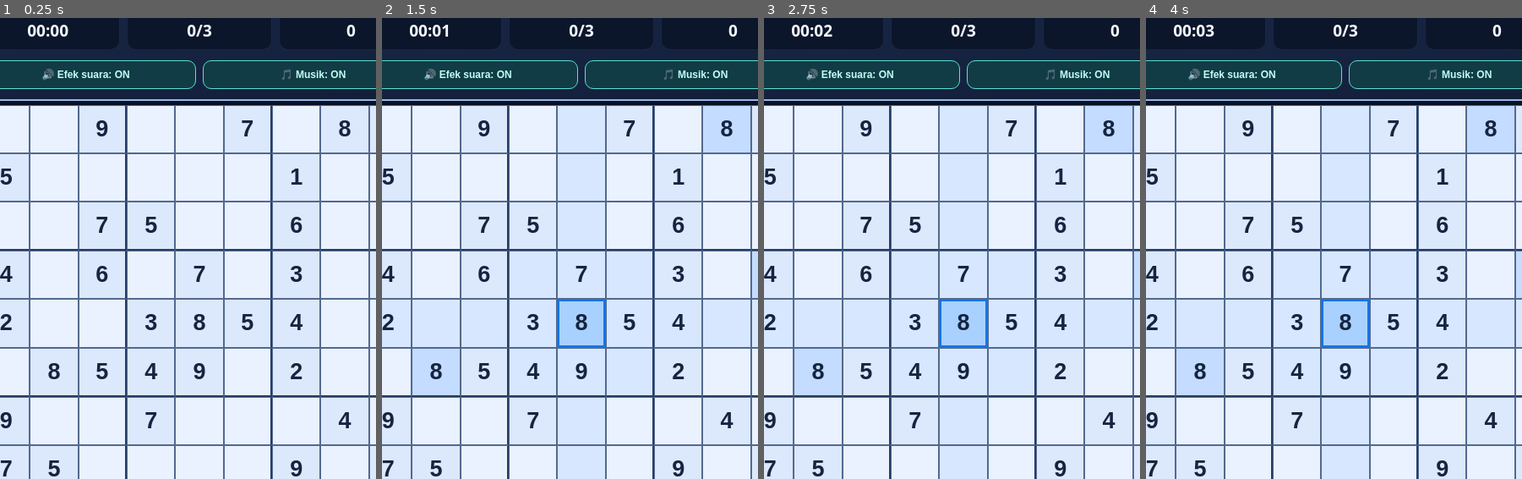
Above: before the commit, frames 1-4 (left to right).
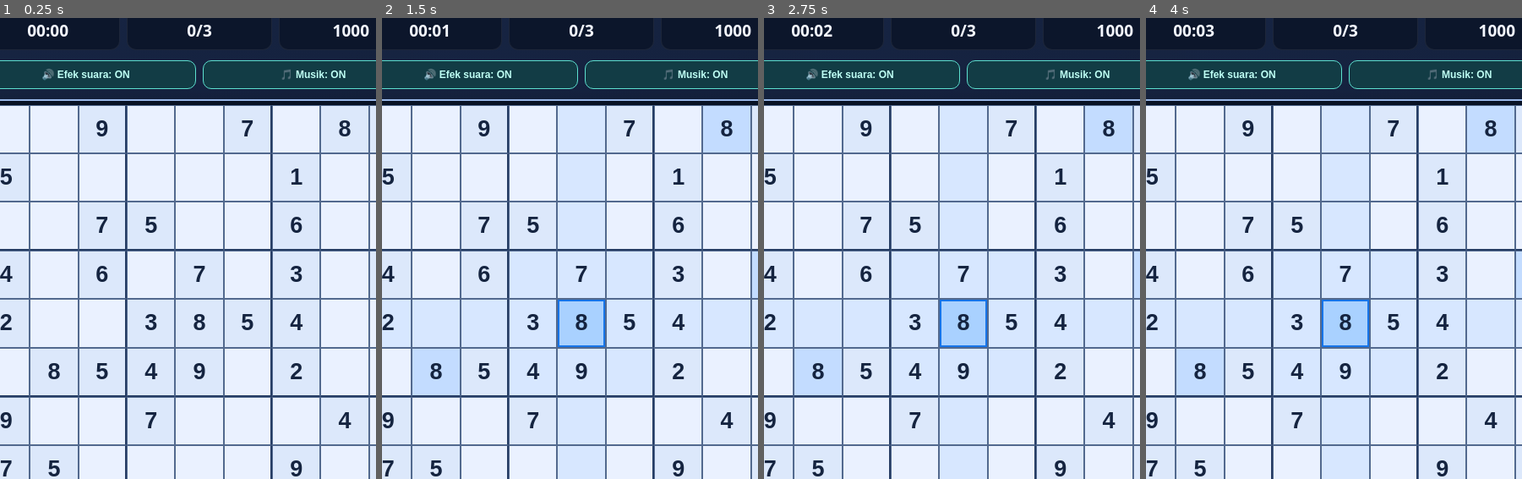
Above: after the commit, the same moments.

Repository: vexelkang-cell/gamepai
Game: browser game, page games/sudoku/index.html
Two runs of this game, one before a commit and one after it. Both use one fixed random seed, a clock stepped at 60 frames per second and the inputs below.
Inputs (mouse positions are % of the whole screen's width and height, from its top left):
- Up to frame 1 (0.25 s): no input
- Up to frame 2 (1.5 s): click (33, 54) at 0.27 s; tap Space at 1.1 s
- Up to frame 3 (2.75 s): tap Space at 1.6, 2.1, 2.6 s
- Up to frame 4 (4 s): tap Space at 3.1, 3.6 s
The pictures show only the part of the screen within x 6-56%, y 21-71%; the shares and areas given below are measured in that part.

The runs differ from the first frame. In frame 1, 0.2% of the frame differs, in the area x 88-99%, y 1-5%; in frame 2, 0.2%; in frame 3, 0.2%; in frame 4, 0.2%.

Commit message:
Restore Sudoku starting score and fix hint penalty

Diff:
--- a/games/sudoku/index.html
+++ b/games/sudoku/index.html
@@ -65,7 +65,7 @@
 function shuffle(a){for(let i=a.length-1;i>0;i--){const j=Math.floor(Math.random()*(i+1));[a[i],a[j]]=[a[j],a[i]]}return a}
 function pattern(r,c){return (r*3+Math.floor(r/3)+c)%9}
 function makeSolution(){const rows=shuffle([0,1,2]).flatMap(g=>shuffle([0,1,2]).map(x=>g*3+x));const cols=shuffle([0,1,2]).flatMap(g=>shuffle([0,1,2]).map(x=>g*3+x));const nums=shuffle([1,2,3,4,5,6,7,8,9]);return rows.map(r=>cols.map(c=>nums[pattern(r,c)]))}
-function start(newLevel=level){sfx('level');level=newLevel;s …(294 unchanged characters)… ;selected=-1;mistakes=0;seconds=0;score=0;ended=false;noteMode=false;$('notes'). …(412 unchanged characters)…
+function start(newLevel=level){sfx('level');level=newLevel;s …(294 unchanged characters)… ;selected=-1;mistakes=0;seconds=0;score=1000;ended=false;noteMode=false;$('notes'). …(412 unchanged characters)…
 function fmt(s){return String(Math.floor(s/60)).padStart(2,'0')+':'+String(s%60).padStart(2,'0')}
 function updateScore(){$('score').textContent=score}
 function render(){boardEl.innerHTML='';const selectedVal=selected>=0?values[Math.floor(selected/9)][selected%9]:0;for(l …(1050 unchanged characters)…
@@ -74,7 +74,7 @@
 function erase(){if(selected<0||ended)return;const r=Math.floor(selected/9),c=selected%9;if(!puzzle[r][c]){values[r][c]=0;notes[selected].clear();sfx('erase');render()}}
 function isSolved(){return values.every((row,r)=>row.every((v,c)=>v===solution[r][c]))}
 function finish(win){sfx(win?'win':'lose');ended=true;clearInterval(timer);updateScore();$('resultEmoji').textContent=w …(422 unchanged characters)…
-function giveHint(){if(ended)return;if(selected<0){$('messag …(246 unchanged characters)… ();sfx('hint');score=Math.max(0,score-10);$('message').textContent='Bantuan digu …(72 unchanged characters)…
+function giveHint(){if(ended)return;if(selected<0){$('messag …(246 unchanged characters)… ();sfx('hint');score=Math.max(0,score-100);$('message').textContent='Bantuan digu …(72 unchanged characters)…
 function check(){if(ended)return;let wrong=0,empty=0;for(let r=0;r<9;r++)for(let c=0;c<9;c++){if(!values[r][c])empty++; …(215 unchanged characters)…
 $('notes').onclick=()=>{sfx('tap');noteMode=!noteMode;$('notes').textContent='✏️ Catatan: '+(noteMode?'ON':'OFF');$('notes').classList.toggle('active',noteMode)};
 $('erase').onclick=erase;$('hint').onclick=giveHint;$('check').onclick=check;$('again').onclick=()=>{sfx('tap');start(l …(232 unchanged characters)…
